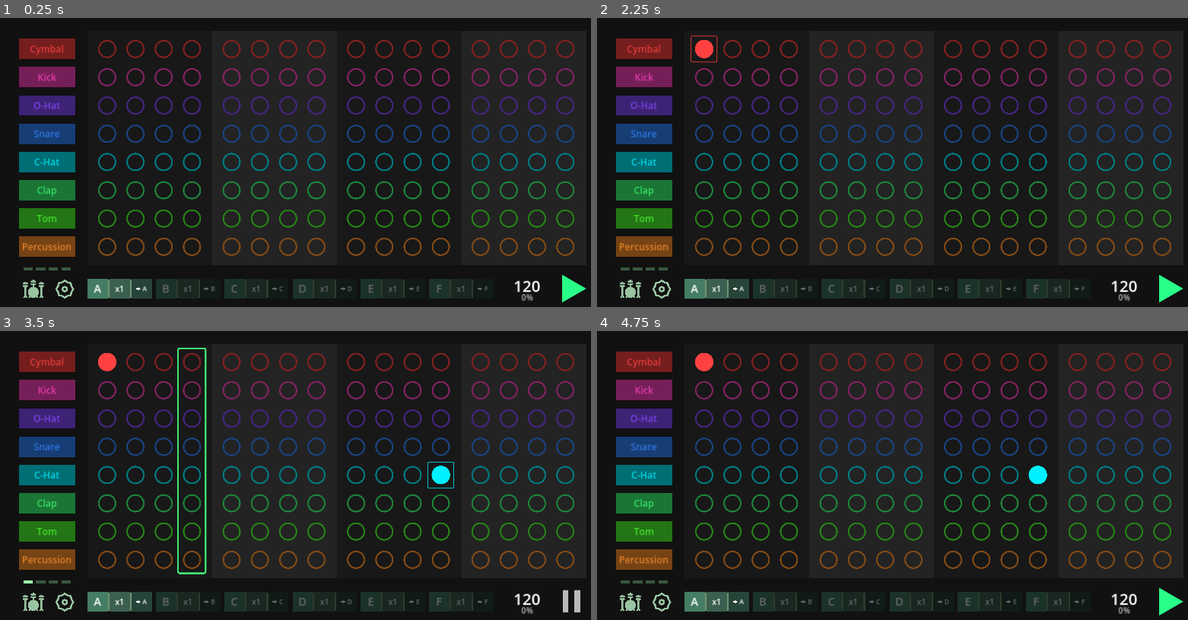
Above: before the commit, frames 1-4 (two rows, left to right).
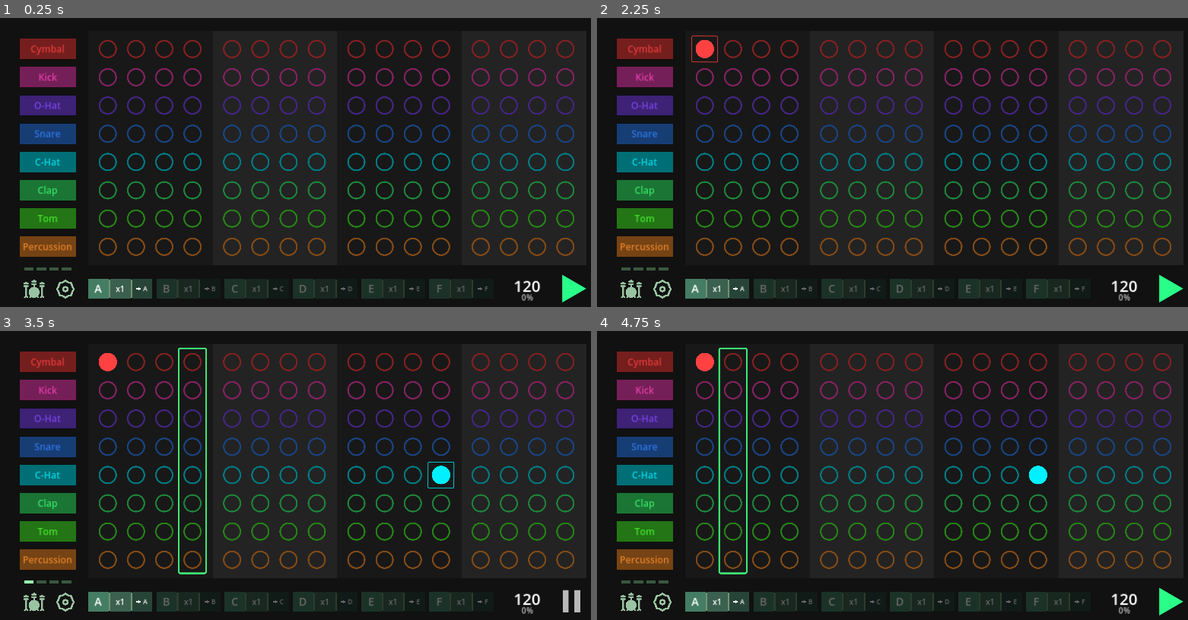
Above: after the commit, the same moments.

Repository: JulienToumieh/bsteppr
Game: Godot game, scene res://main.tscn
The game is run twice, just before and just after one commit, with the same random seed, the same clock (stepped at 60 frames per second) and the same inputs.
Inputs (mouse positions are in pixels of both pictures, inside the frame that each line leads up to):
- Up to frame 1 (0.25 s): no input
- Up to frame 2 (2.25 s): click (703, 49) at 0.52 s; click (703, 49) at 1.27 s; click (703, 49) at 2.02 s
- Up to frame 3 (3.5 s): tap Enter at 2.75 s; move the mouse to (437, 463) at 2.77 s; tap Space (start-stop) at 2.85 s; click (437, 463) at 2.92 s
- Up to frame 4 (4.75 s): tap Space (start-stop) at 3.5, 4.25, 4.55 s; drag from (780, 492) to (868, 536) at 3.52 s; move the mouse to (963, 414) at 4.27 s; tap Mouse wheel up (scroll_up) at 4.35 s; click (963, 414) at 4.42 s

The runs differ from the first frame. In frame 1, 3.3% of the frame differs, in the area x 3-96%, y 7-99%; in frame 2, 3.3%; in frame 3, 3.7%; in frame 4, 3.8%, in the area x 3-96%, y 5-99%.

Commit message:
Added a count in option in the settings

Diff:
--- a/Globals.gd
+++ b/Globals.gd
@@ -57,6 +57,10 @@
 		"predelay_msec": 0
 	}
 }
+
+var countIn = false
+var countInCounter = 0
+var countInVal = 4
 
 signal update_ui
 var instrumentNames = []
@@ -196,45 +200,56 @@
 	updateRevFX()
 
 func togglePlayback():
+	loopCounter = loop[activeLoop][0]
+	get_parent().get_node("Main/BeatGrid").updateTrackerPos()
 	if playing:
 		timer.stop()
 		playbackPosition = 0
 		barRound = 0
 	else:
+		if countIn:
+			countInCounter = countInVal * 4
+		else:
+			countInCounter = 0
 		timer.start()
-	loopCounter = loop[activeLoop][0]
+
 	playing = !playing
-	get_parent().get_node("Main/BeatGrid").updateTrackerPos()
-	updateUI()
+	updateUI()
+
 
 func tick():
-	if playbackPosition % 16 == 0:
-		playbackPosition = 1
-		if barRound == 4: barRound = 1
-		else: barRound += 1
-		if activeBeat != activeBeatQueue:
-			loopCounter = loop[activeLoop][0]
-		activeBeat = activeBeatQueue
-		if loopCounter == 0:
-			if loop[activeLoop][1] == "Ø":
-				togglePlayback()
-			else:
-				activeLoop = loop[activeLoop][1]
-				activeBeat = beat[activeLoop]
-				activeBeatQueue = activeBeat
+	if countInCounter != 0:
+		if countInCounter % 4 == 0:
+			get_node("CountInSound").play()
+		countInCounter -= 1
+	else:
+		if playbackPosition % 16 == 0:
+			playbackPosition = 1
+			if barRound == 4: barRound = 1
+			else: barRound += 1
+			if activeBeat != activeBeatQueue:
 				loopCounter = loop[activeLoop][0]
-		updateUI()
-		loopCounter -= 1
-	else:
-		playbackPosition += 1
-	get_parent().get_node("Main/BeatGrid").updateTrackerPos()
-	get_parent().get_node("Main").updateBarIndicator()
-
-	if playbackPosition % 2 and swing != 0: await get_tree().create_timer(((60.0 / bpm) * 4) * (swing * 1.0 / 100.0) * 0.035).timeout
-	for ins in range(8):
-		if activeBeat[playbackPosition - 1][ins][barRound-1] != "0":
-			get_node("Instrument" + str(ins+1)).volume_db = mapVol(activeBeat[playbackPosition - 1][ins][barRound-1])
-		if activeBeat[playbackPosition - 1][ins][barRound-1] != "0": playSound(ins+1)
+			activeBeat = activeBeatQueue
+			if loopCounter == 0:
+				if loop[activeLoop][1] == "Ø":
+					togglePlayback()
+				else:
+					activeLoop = loop[activeLoop][1]
+					activeBeat = beat[activeLoop]
+					activeBeatQueue = activeBeat
+					loopCounter = loop[activeLoop][0]
+			updateUI()
+			loopCounter -= 1
+		else:
+			playbackPosition += 1
+		get_parent().get_node("Main/BeatGrid").updateTrackerPos()
+		get_parent().get_node("Main").updateBarIndicator()
+
+		if playbackPosition % 2 and swing != 0: await get_tree().create_timer(((60.0 / bpm) * 4) * (swing * 1.0 / 100.0) * 0.035).timeout
+		for ins in range(8):
+			if activeBeat[playbackPosition - 1][ins][barRound-1] != "0":
+				get_node("Instrument" + str(ins+1)).volume_db = mapVol(activeBeat[playbackPosition - 1][ins][barRound-1])
+			if activeBeat[playbackPosition - 1][ins][barRound-1] != "0": playSound(ins+1)
 
 
 func _process(_delta):
--- a/Globals.tscn
+++ b/Globals.tscn
@@ -1,6 +1,7 @@
-[gd_scene load_steps=2 format=3 uid="uid://8cfy385fp777"]
+[gd_scene load_steps=3 format=3 uid="uid://8cfy385fp777"]
 
 [ext_resource type="Script" path="res://Globals.gd" id="1_wmx5g"]
+[ext_resource type="AudioStream" uid="uid://c2howoi3txp2j" path="res://assets/sounds/Metronome1.wav" id="2_117yb"]
 
 [node name="Globals" type="Node2D"]
 process_mode = 3
@@ -33,4 +34,7 @@
 
 [node name="Timer" type="Timer" parent="."]
 
+[node name="CountInSound" type="AudioStreamPlayer" parent="."]
+stream = ExtResource("2_117yb")
+
 [connection signal="timeout" from="Timer" to="." method="tick"]
--- a/project.godot
+++ b/project.godot
@@ -27,7 +27,6 @@
 window/size/viewport_width=1550
 window/size/viewport_height=750
 window/stretch/mode="canvas_items"
-window/stretch/aspect="expand"
 
 [dotnet]
 
--- a/scenes/settings_popup.gd
+++ b/scenes/settings_popup.gd
@@ -11,6 +11,7 @@
 signal resetFxSignal
 
 func _ready():
+	get_node("Settings/bCountIn").button_pressed = Globals.countIn
 	position = get_viewport().get_size() / 2
 	Globals.connect("update_ui", Callable(self, "_on_update_ui"))
 	Globals.updateUI()
@@ -57,3 +58,7 @@
 func _on_b_reset_fx_pressed():
 	Globals.initFX()
 	Globals.updateUI()
+
+
+func _on_b_count_in_toggled(toggled_on):
+	Globals.countIn = toggled_on
--- a/scenes/settings_popup.tscn
+++ b/scenes/settings_popup.tscn
@@ -351,6 +351,35 @@
 scale = Vector2(4, 544)
 texture = ExtResource("1_qnq13")
 
+[node name="Label2" type="Label" parent="."]
+offset_top = -312.0
+offset_right = 592.0
+offset_bottom = -264.0
+theme_override_font_sizes/font_size = 30
+text = "Settings"
+horizontal_alignment = 1
+vertical_alignment = 1
+
+[node name="1Px8" type="Sprite2D" parent="."]
+position = Vector2(296, -256)
+scale = Vector2(520, 1.99999)
+texture = ExtResource("1_qnq13")
+
+[node name="Settings" type="Node2D" parent="."]
+
+[node name="bCountIn" type="CheckButton" parent="Settings"]
+offset_left = 32.0
+offset_top = -232.0
+offset_right = 280.0
+offset_bottom = -201.0
+text = "Count in "
+
+[node name="1Px7" type="Sprite2D" parent="Settings"]
+modulate = Color(0.257075, 0.271605, 0.26425, 1)
+position = Vector2(296, 24)
+scale = Vector2(4, 512)
+texture = ExtResource("1_qnq13")
+
 [connection signal="pressed" from="ClosePopup" to="." method="_on_close_popup_pressed"]
 [connection signal="pressed" from="Compressor/bComp" to="." method="_on_b_comp_pressed"]
 [connection signal="pressed" from="Distortion/bDist" to="." method="_on_b_dist_pressed"]
@@ -358,3 +387,4 @@
 [connection signal="pressed" from="EQ/bEQ" to="." method="_on_b_eq_pressed"]
 [connection signal="pressed" from="Reverb/bRev" to="." method="_on_b_rev_pressed"]
 [connection signal="pressed" from="bResetFX" to="." method="_on_b_reset_fx_pressed"]
+[connection signal="toggled" from="Settings/bCountIn" to="." method="_on_b_count_in_toggled"]
Not shown, added: assets/sounds/Metronome1.wav.import
Not shown, added: assets/sounds/Metronome1.wav
